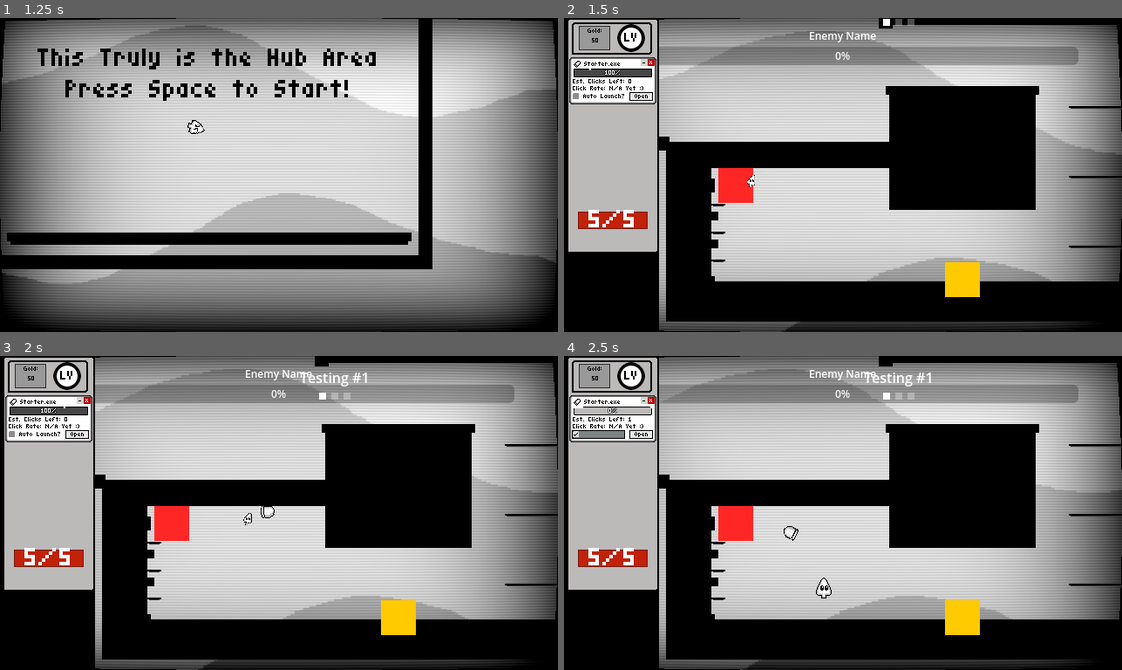
Above: before the commit, frames 1-4 (two rows, left to right).
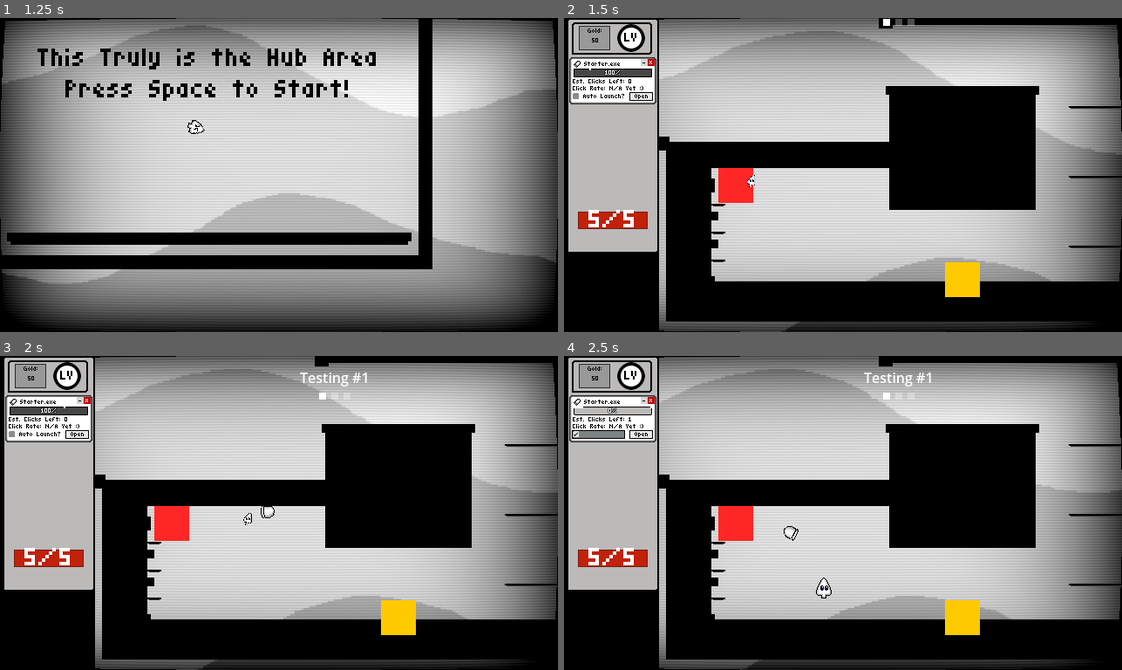
Above: after the commit, the same moments.

Repository: TNT-A/clicker-game-platformer
Game: Godot game, scene res://main_menu/main_menu.tscn
The game is run twice, just before and just after one commit, with the same random seed, the same clock (stepped at 60 frames per second) and the same inputs.
Inputs (mouse positions are in pixels of both pictures, inside the frame that each line leads up to):
- Up to frame 1 (1.25 s): click "Quick Start" at 0.5 s
- Up to frame 2 (1.5 s): tap Space at 1.25 s; move the mouse to (965, 159) at 1.27 s; hold D (Move_Right) from 1.28 s (still down); hold Right mouse button (Char_Ability) from 1.28 s (still down)
- Up to frame 3 (2 s): keep holding D (Move_Right); keep holding Right mouse button (Char_Ability); tap Enter (ui_accept) at 1.52 s
- Up to frame 4 (2.5 s): release D (Move_Right) at 2 s; release Right mouse button (Char_Ability) at 2 s; click "Auto Launch?" at 2 s

Frame 1 is identical in both runs. In frame 2, 4.5% of the frame differs, in the area x 17-93%, y 4-15%; in frame 3, 4.5%; in frame 4, 4.5%.

Commit message:
Added Bosses
I implemented bosses/boss rooms into the game. However they aren't well implemented, just using enemies and being jankily thrown into the enemy manager. So instead I'm now working on a dedicated boss manager and associated nodes

Diff:
--- /dev/null
+++ b/clicker-platformer/boss_UI/boss_ui.gd
@@ -0,0 +1,50 @@
+extends Control
+class_name BossUI
+
+@onready var center_container: CenterContainer = $CenterContainer
+@onready var boss_label: Label = $CenterContainer/VBoxContainer/BossLabel
+@onready var top_boss_bar: ProgressBar = $CenterContainer/VBoxContainer/TopBossBar
+@onready var back_boss_bar: ProgressBar = $CenterContainer/VBoxContainer/TopBossBar/BackBossBar
+
+var current_bosses : Array[Enemy] = []
+
+func _ready() -> void:
+	SignalBus.boss_hit.connect(update_ui)
+	SignalBus.enemy_killed.connect(check_end)
+	pop_down_ui()
+
+func add_boss(boss : Enemy):
+	current_bosses.append(boss)
+
+func start_boss():
+	set_ui()
+	pop_up_ui()
+
+func end_boss():
+	pop_down_ui()
+
+func pop_up_ui():
+	center_container.visible = true
+
+func pop_down_ui():
+	center_container.visible = false
+
+func set_ui():
+	var total_health : float = 0
+	var total_max_health : float = 0
+	for cur_boss in current_bosses:
+		total_health += cur_boss.health
+		total_max_health += cur_boss.max_health
+	top_boss_bar.value = total_health
+	top_boss_bar.max_value = total_max_health
+
+func update_ui(boss : Enemy):
+	var total_health : float = 0
+	for cur_boss in current_bosses:
+		total_health += cur_boss.health
+	top_boss_bar.value = total_health
+
+func check_end(boss : Enemy):
+	if boss.is_boss:
+		if top_boss_bar.value == 0:
+			pop_down_ui()
--- /dev/null
+++ b/clicker-platformer/boss_UI/boss_ui.tscn
@@ -0,0 +1,49 @@
+[gd_scene load_steps=4 format=3 uid="uid://ddj4qhw85ylp1"]
+
+[ext_resource type="Script" uid="uid://cleoq2urscex3" path="res://boss_UI/boss_ui.gd" id="1_cr126"]
+[ext_resource type="Theme" uid="uid://b0v2htlnbt84u" path="res://styles/ability_panel.tres" id="1_ovqys"]
+
+[sub_resource type="LabelSettings" id="LabelSettings_8nm5y"]
+font_size = 24
+
+[node name="BossUI" type="Control"]
+layout_mode = 3
+anchors_preset = 15
+anchor_right = 1.0
+anchor_bottom = 1.0
+grow_horizontal = 2
+grow_vertical = 2
+mouse_filter = 1
+theme = ExtResource("1_ovqys")
+script = ExtResource("1_cr126")
+
+[node name="CenterContainer" type="CenterContainer" parent="."]
+layout_mode = 0
+offset_right = 641.0
+offset_bottom = 67.0
+
+[node name="VBoxContainer" type="VBoxContainer" parent="CenterContainer"]
+layout_mode = 2
+
+[node name="BossLabel" type="Label" parent="CenterContainer/VBoxContainer"]
+layout_mode = 2
+mouse_filter = 1
+text = "Enemy Name"
+label_settings = SubResource("LabelSettings_8nm5y")
+horizontal_alignment = 1
+
+[node name="TopBossBar" type="ProgressBar" parent="CenterContainer/VBoxContainer"]
+custom_minimum_size = Vector2(540, 20)
+layout_mode = 2
+mouse_filter = 1
+theme_override_font_sizes/font_size = 12
+
+[node name="BackBossBar" type="ProgressBar" parent="CenterContainer/VBoxContainer/TopBossBar"]
+visible = false
+custom_minimum_size = Vector2(540, 20)
+layout_mode = 0
+offset_right = 540.0
+offset_bottom = 20.0
+mouse_filter = 1
+theme_override_font_sizes/font_size = 12
+show_percentage = false
--- /dev/null
+++ b/clicker-platformer/boss_manager/boss_event.gd
@@ -0,0 +1,7 @@
+extends Node2D
+class_name BossEvent
+
+var phase_list : Array[BossPhase]
+
+func start_event():
+	pass
--- /dev/null
+++ b/clicker-platformer/boss_manager/boss_event.tscn
@@ -0,0 +1,6 @@
+[gd_scene load_steps=2 format=3 uid="uid://bh5brlg011jqf"]
+
+[ext_resource type="Script" uid="uid://b5fih036eb8o2" path="res://boss_manager/boss_event.gd" id="1_4xvum"]
+
+[node name="BossEvent" type="Node2D"]
+script = ExtResource("1_4xvum")
--- /dev/null
+++ b/clicker-platformer/boss_manager/boss_manager.gd
@@ -0,0 +1,4 @@
+extends Node2D
+class_name BossManager
+
+@export var current_boss_event : BossEvent
--- /dev/null
+++ b/clicker-platformer/boss_manager/boss_manager.tscn
@@ -0,0 +1,6 @@
+[gd_scene load_steps=2 format=3 uid="uid://smometnuikll"]
+
+[ext_resource type="Script" uid="uid://cu84iylk2qjkb" path="res://boss_manager/boss_manager.gd" id="1_yj6wo"]
+
+[node name="BossManager" type="Node2D"]
+script = ExtResource("1_yj6wo")
--- /dev/null
+++ b/clicker-platformer/boss_manager/boss_phase.tscn
@@ -0,0 +1,15 @@
+[gd_scene load_steps=3 format=3 uid="uid://c8jquh6cjqyf8"]
+
+[ext_resource type="Script" uid="uid://jg752ieom518" path="res://boss_phase.gd" id="1_t6sfx"]
+[ext_resource type="PackedScene" uid="uid://6tjedp1guc6y" path="res://enemies/enemies/bully_box/bully_box.tscn" id="2_br38u"]
+
+[node name="BossPhase" type="Node2D"]
+script = ExtResource("1_t6sfx")
+
+[node name="BullyBox" parent="." instance=ExtResource("2_br38u")]
+position = Vector2(149, 166)
+is_boss = true
+
+[node name="BullyBox2" parent="." instance=ExtResource("2_br38u")]
+position = Vector2(449, 177)
+is_boss = true
--- /dev/null
+++ b/clicker-platformer/boss_phase.gd
@@ -0,0 +1,43 @@
+extends Node2D
+class_name BossPhase
+
+var total_health : float = 0.0
+var max_total_health : float = 0.0
+
+var boss_list : Array[Enemy] = []
+
+func _ready() -> void:
+	SignalBus.boss_hit.connect(set_health)
+	SignalBus.enemy_killed.connect(check_death)
+	start_phase()
+
+func start_phase():
+	register_bosses()
+	set_max_health()
+	set_health()
+	print("Phase Started!!!!")
+
+func register_bosses():
+	for boss in boss_list:
+		if is_instance_valid(boss):
+			boss.queue_free()
+	boss_list.clear()
+	for child in get_children():
+		if child is Enemy:
+			boss_list.append(child)
+
+func set_max_health():
+	for child in boss_list:
+		if is_instance_valid(child):
+			max_total_health += child.max_health
+
+func set_health():
+	for child in boss_list:
+		if is_instance_valid(child):
+			total_health += child.health
+	SignalBus.boss_health_changed.emit(total_health, max_total_health)
+
+func check_death(enemy : Enemy):
+	if boss_list.has(enemy):
+		boss_list.remove_at(boss_list.find(enemy))
+		set_health()
--- a/clicker-platformer/clicker_panel/resources/resource_folder/starter_shot.tres
+++ b/clicker-platformer/clicker_panel/resources/resource_folder/starter_shot.tres
@@ -7,6 +7,6 @@
 script = ExtResource("2_f4wei")
 ability_name = "Starter.exe"
 ability_max = 1.0
-ability_damage = 100.0
+ability_damage = 1.0
 clicker_level = 100
 metadata/_custom_type_script = "uid://baphtiaa0pmcx"
--- a/clicker-platformer/components/health/health_component.gd
+++ b/clicker-platformer/components/health/health_component.gd
@@ -1,4 +1,7 @@
 extends Node2D
+class_name HealthComponent
+
+signal damage_taken
 
 @export_group("Health Component Exports")
 @export var parent : CharacterBody2D
@@ -20,9 +23,9 @@
 @export var cur_scale : Vector2 = Vector2(1.0, 1.0)
 
 func _ready() -> void:
-	if parent:
+	if "health" in parent:
 		health = parent.health
-	if parent is Player:
+	if "max_health" in parent:
 		health = parent.max_health
 
 func _process(delta: float) -> void:
@@ -37,19 +40,21 @@
 		if area.is_in_group("hurts_player"):
 			take_damage(1)
 
-#KEEP WORKING ON THIS
-#Trying to make the sprite vibrate in place, flash a color, and stretch a bit when hit
 func take_damage(damage):
 	health -= damage
 	if sprite and effects_active:
 		$EffectPlayer.play("hit_flash")
-		#WORK HERE
+	set_parent_stats()
 	if parent.has_method("flash"):
 		parent.flash()
 	if health <= 0:
 		if parent.has_method("die"):
 			parent.die()
 
+func set_parent_stats():
+	if "health" in parent:
+		parent.health = health
+
 func animate_sprite():
 	sprite.offset = cur_offset
 	sprite.modulate = cur_color_flash
--- a/clicker-platformer/enemies/enemies/bounce_enemy/BounceEnemy.tscn
+++ b/clicker-platformer/enemies/enemies/bounce_enemy/BounceEnemy.tscn
@@ -17,6 +17,7 @@
 collision_layer = 8
 collision_mask = 37
 script = ExtResource("1_u1j6n")
+max_health = 12
 health = 12
 metadata/_custom_type_script = "uid://c1q1k3vkaw7da"
 
--- a/clicker-platformer/enemies/enemies/bully_box/bully_box.tscn
+++ b/clicker-platformer/enemies/enemies/bully_box/bully_box.tscn
@@ -16,6 +16,7 @@
 collision_layer = 8
 collision_mask = 33
 script = ExtResource("1_aj80c")
+max_health = 15
 health = 15
 metadata/_custom_type_script = "uid://c1q1k3vkaw7da"
 
--- a/clicker-platformer/enemies/enemies/follow_shoot/follow_shoot.tscn
+++ b/clicker-platformer/enemies/enemies/follow_shoot/follow_shoot.tscn
@@ -17,6 +17,7 @@
 collision_layer = 8
 collision_mask = 37
 script = ExtResource("1_4gxwk")
+max_health = 6
 health = 6
 metadata/_custom_type_script = "uid://c1q1k3vkaw7da"
 
--- a/clicker-platformer/enemies/enemies/ufo/ufo_enemy.tscn
+++ b/clicker-platformer/enemies/enemies/ufo/ufo_enemy.tscn
@@ -39,6 +39,7 @@
 collision_layer = 8
 collision_mask = 37
 script = ExtResource("1_fgdhp")
+max_health = 9
 health = 9
 metadata/_custom_type_script = "uid://c1q1k3vkaw7da"
 
--- a/clicker-platformer/enemies/enemies/walker/walker_enemy.tscn
+++ b/clicker-platformer/enemies/enemies/walker/walker_enemy.tscn
@@ -17,6 +17,7 @@
 collision_layer = 8
 collision_mask = 37
 script = ExtResource("1_vypq0")
+max_health = 12
 health = 12
 metadata/_custom_type_script = "uid://c1q1k3vkaw7da"
 
--- a/clicker-platformer/enemies/enemy_base/enemy.gd
+++ b/clicker-platformer/enemies/enemy_base/enemy.gd
@@ -2,14 +2,17 @@
 class_name Enemy
 
 @export var base_credits : int = 10
+@export var max_health : int = 3
 @export var health : int = 3
 @export var damage : int = 1
+
+@export var is_boss : bool = false
 
 var gold : int = 10
 
 func flash():
-	#print("I'm flashing")
-	pass
+	if is_boss:
+		SignalBus.boss_hit.emit(self)
 
 func die():
 	#print("I'm dying")
--- a/clicker-platformer/enemies/spawn_indicator/spawn_indicator.gd
+++ b/clicker-platformer/enemies/spawn_indicator/spawn_indicator.gd
@@ -6,7 +6,8 @@
 var spawn_pos : Vector2
 
 func _on_wait_timer_timeout() -> void:
-	var new_enemy = enemy_to_spawn.instantiate()
+	var new_enemy : Enemy = enemy_to_spawn.instantiate()
+	new_enemy.is_boss = is_boss
 	new_enemy.global_position = spawn_pos
 	get_parent().call_deferred("add_child", new_enemy)
 	SignalBus.enemy_spawned.emit(new_enemy, is_boss)
--- a/clicker-platformer/enemy_controller/enemy_controller.gd
+++ b/clicker-platformer/enemy_controller/enemy_controller.gd
@@ -1,10 +1,8 @@
 extends Node2D
-
-@onready var boss_label: Label = $CanvasLayer/CenterContainer/VBoxContainer/BossLabel
-@onready var boss_bar: ProgressBar = $CanvasLayer/CenterContainer/VBoxContainer/BossBar
 
 @onready var spawn_indicator_scene : PackedScene = preload("res://enemies/spawn_indicator/spawn_indicator.tscn")
 @onready var spawn_timer: Timer = $SpawnTimer
+@onready var boss_ui: BossUI = $CanvasLayer/BossUI
 
 @export var area_resource : AreaResource
 @export var pool_resource : EnemyPoolResource
@@ -21,10 +19,6 @@
 var enemy_count : int
 
 var active_enemies : Array = [
-
-]
-
-var active_bosses : Array = [
 
 ]
 
@@ -116,10 +110,6 @@
 	if !is_boss:
 		active_enemies.append(new_enemy)
 		enemy_count += 1
-	if is_boss:
-		active_bosses.append(new_enemy)
-		enemy_count += 1
-
 	new_enemy.global_position = pos
 	call_deferred("add_child", new_enemy)
 
@@ -138,6 +128,9 @@
 	if !is_boss:
 		active_enemies.append(enemy)
 		enemy_count += 1
+	if is_boss:
+		boss_ui.add_boss(enemy)
+		boss_ui.start_boss()
 
 #Logic for the original spawning of enemies at the start of a room
 func init_spawn():
@@ -203,15 +196,12 @@
 	set_pool()
 	if area_resource:
 		pool_resource = area_resource.area_boss_pool
-	print("ULULULULUE")
 	start_boss()
 	room_active = true
 
 func start_boss():
 	var chosen_boss : PackedScene = enemies.pick_random()
 	spawn_enemy_with_indicator(chosen_boss, current_room.get_random_pos(), true)
-	boss_label.text = str(chosen_boss)
-	boss_bar.value = 100
 	#!!!!! KEEP WORKING ON THIS !!!!
 
 #endregion
--- a/clicker-platformer/enemy_controller/enemy_controller.tscn
+++ b/clicker-platformer/enemy_controller/enemy_controller.tscn
@@ -1,9 +1,7 @@
 [gd_scene load_steps=3 format=3 uid="uid://yquvtiksfkor"]
 
 [ext_resource type="Script" uid="uid://bu3ht2whf8ian" path="res://enemy_controller/enemy_controller.gd" id="1_afugh"]
-
-[sub_resource type="LabelSettings" id="LabelSettings_afugh"]
-font_size = 12
+[ext_resource type="PackedScene" uid="uid://ddj4qhw85ylp1" path="res://boss_UI/boss_ui.tscn" id="2_tw47w"]
 
 [node name="EnemyController" type="Node2D"]
 script = ExtResource("1_afugh")
@@ -13,22 +11,6 @@
 
 [node name="CanvasLayer" type="CanvasLayer" parent="."]
 
-[node name="CenterContainer" type="CenterContainer" parent="CanvasLayer"]
-offset_right = 641.0
-offset_bottom = 67.0
-
-[node name="VBoxContainer" type="VBoxContainer" parent="CanvasLayer/CenterContainer"]
-layout_mode = 2
-
-[node name="BossLabel" type="Label" parent="CanvasLayer/CenterContainer/VBoxContainer"]
-layout_mode = 2
-text = "Enemy Name"
-label_settings = SubResource("LabelSettings_afugh")
-horizontal_alignment = 1
-
-[node name="BossBar" type="ProgressBar" parent="CanvasLayer/CenterContainer/VBoxContainer"]
-custom_minimum_size = Vector2(540, 20)
-layout_mode = 2
-theme_override_font_sizes/font_size = 12
+[node name="BossUI" parent="CanvasLayer" instance=ExtResource("2_tw47w")]
 
 [connection signal="timeout" from="SpawnTimer" to="." method="_on_spawn_timer_timeout"]
--- a/clicker-platformer/globals/signal_bus.gd
+++ b/clicker-platformer/globals/signal_bus.gd
@@ -41,6 +41,8 @@
 #Enemy Signals
 signal enemy_killed(enemy:Enemy)
 signal enemy_spawned(enemy:Enemy, is_boss:bool)
+signal boss_hit(boss:Enemy)
+signal boss_health_changed(new_value : float, max_value)
 
 #Player Signals
 signal player_health_change
Not shown, added: clicker-platformer/boss_UI/boss_ui.gd.uid
Not shown, added: clicker-platformer/boss_manager/boss_event.gd.uid
Not shown, added: clicker-platformer/boss_manager/boss_manager.gd.uid
Not shown, added: clicker-platformer/boss_phase.gd.uid
